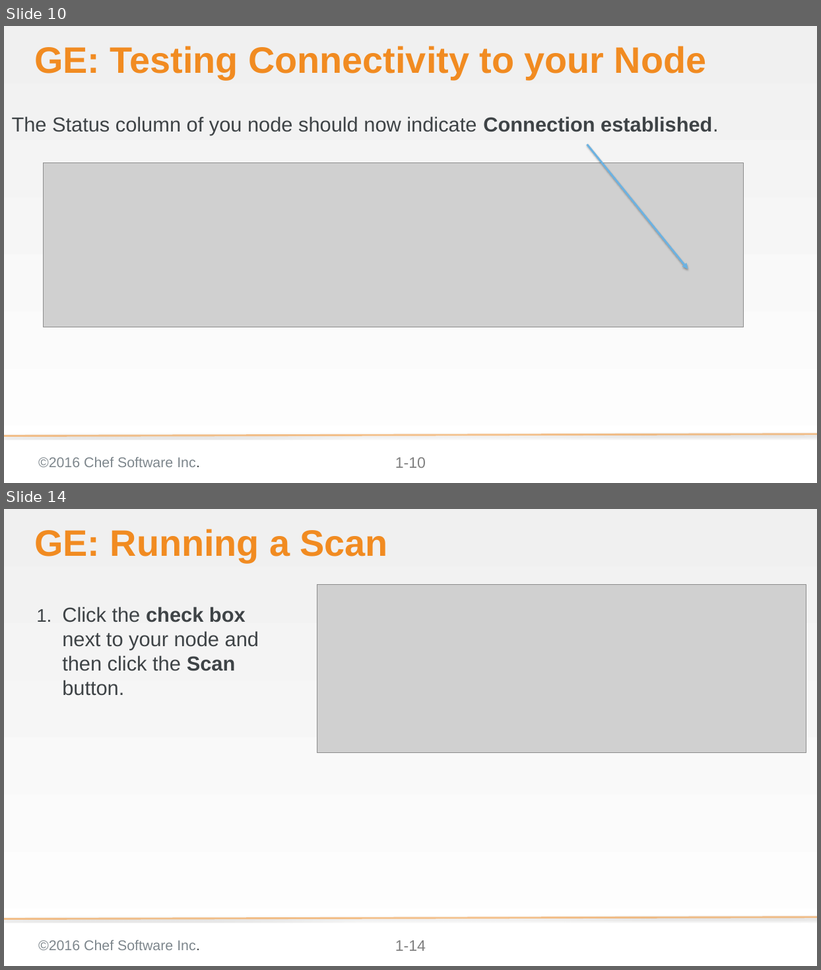
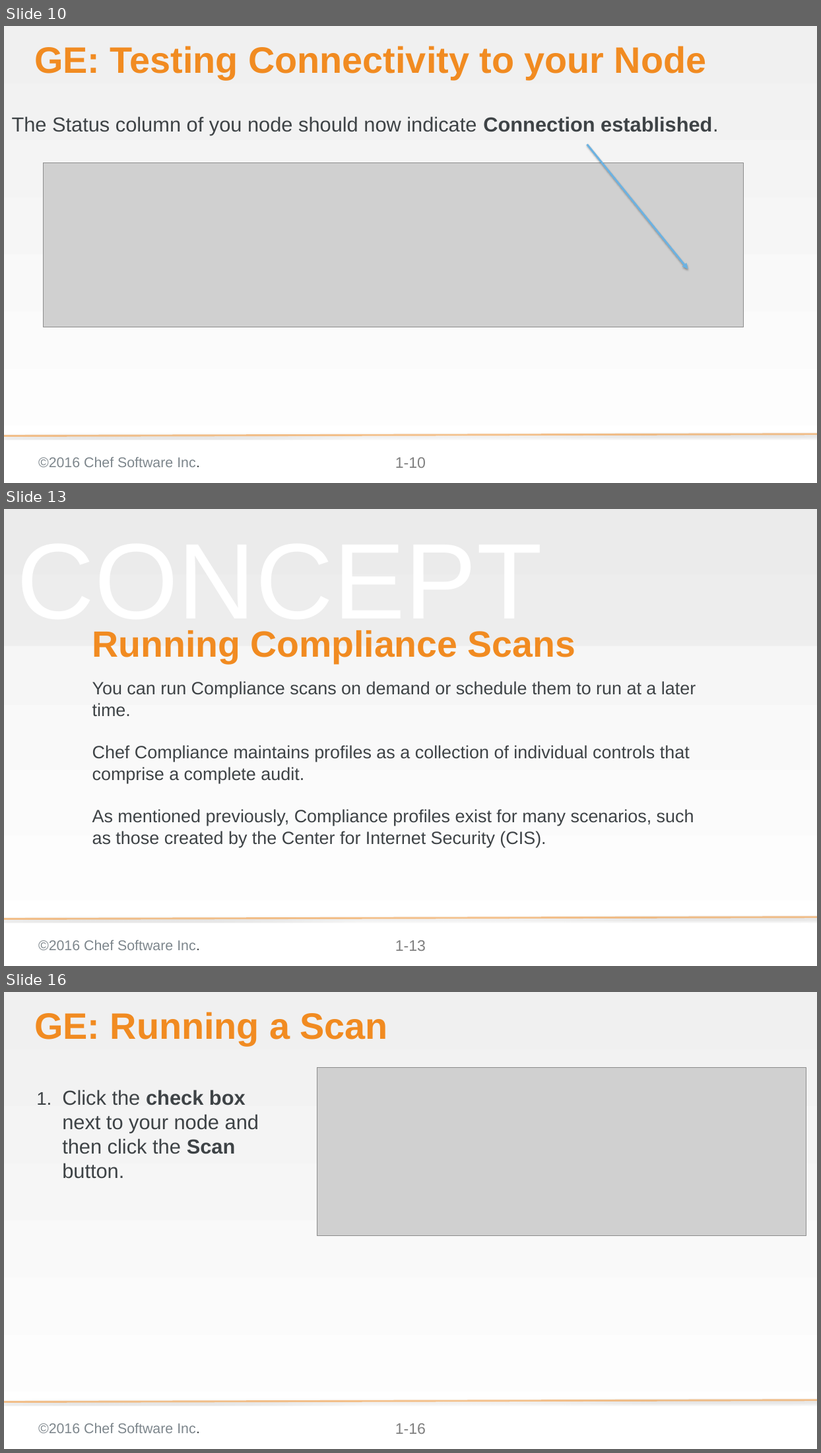
Before and after one commit to bchamby/chef-compliance-installation-configuration-operation, a slide deck: 03-initial-configuration-scans.pptx. Shown one above the other, each under a label of ours: slides 10 and 14 before the commit, slides 10, 13 and 16 after it; the slides between them are not shown. The pictures are 821x970 and 821x1453 pixels, drawn with LibreOffice and Linux fonts; fonts in the diff are those of the drawing; grey boxes stand for pictures; background and template pictures are left out. Boxes give left, top, right and bottom in pixels: in the first picture for what was removed or moved away, otherwise in the second. Text is boxed around its words. In the diff, an @@ line names an element or a change of style, - is before the commit and + after.

```diff
--- a/03-initial-configuration-scans.pptx
+++ b/03-initial-configuration-scans.pptx
@@ slide 13 added at [4,509,817,966], background gradient #F2F2F2 to #FFFFFF; not listed: 3 template elements that a slide beside it also shows @@
@@ rectangle added at [4,509,817,646], fill #D9D9D9 at 25% opacity @@
@@ text added at [17,630,543,638], 169.3 pt, text #F2F2F2 at 50% opacity @@
+CONCEPT
@@ title added at [92,630,576,663], 57.6 pt, text #F18B21, bold @@
+Running Compliance Scans
@@ subtitle added at [92,681,696,848], 28 pt, text #3E4346 @@
+You can run Compliance scans on demand or schedule them to run at a later time.
+Chef Compliance maintains profiles as a collection of individual controls that comprise a complete audit.
+As mentioned previously, Compliance profiles exist for many scenarios, such as those created by the Center for Internet Security (CIS).
@@ what was slide 14 is now slide 16 @@
@@ page number at [395,1424,426,1434]: text changed @@
-1-14
+1-16
```
Also in this commit, not shown: 4 slides changed, 6 other slides added, 1 slide removed.
